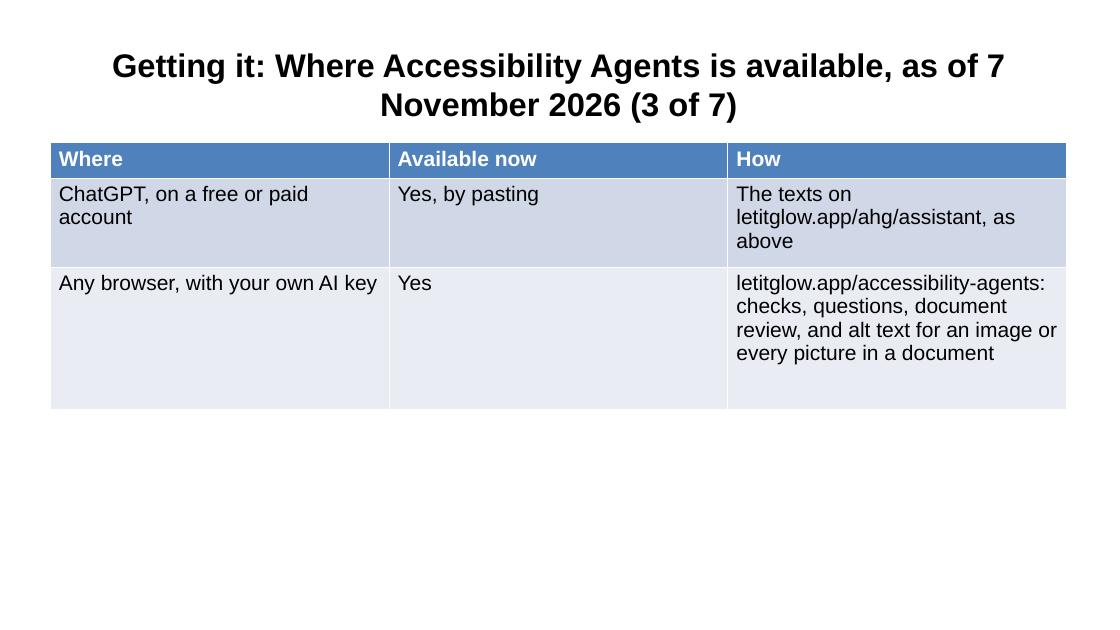
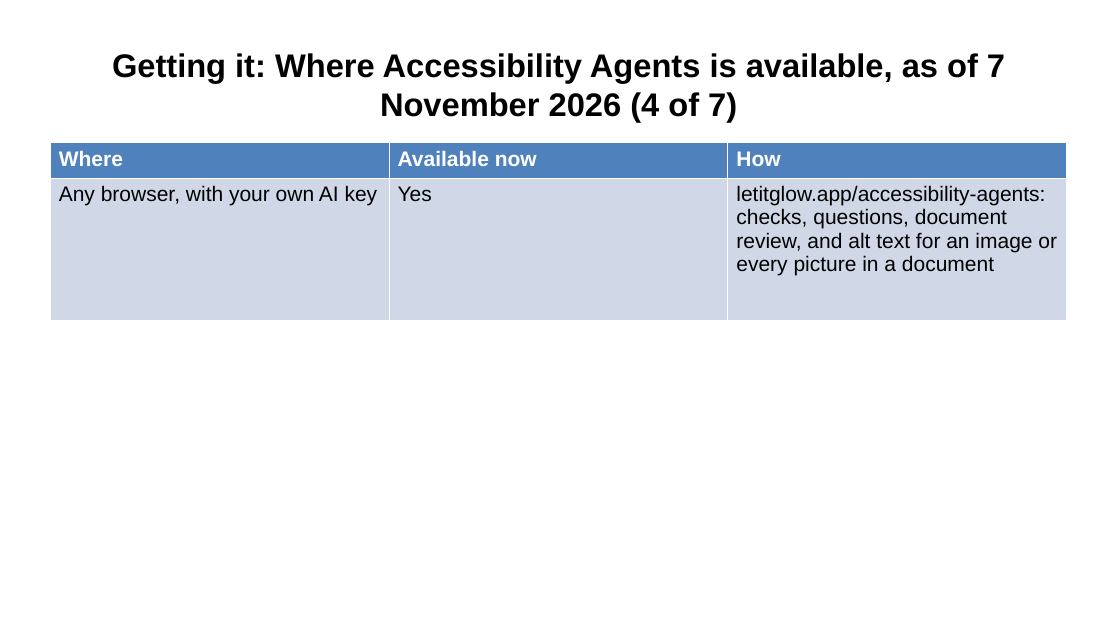
Before and after one commit to Community-Access/glow, a slide deck: slide 24 of docs/ahg-2026/kit/accessibility-agents.pptx (slide 23 before the commit). Drawn at 1120x630 pixels with LibreOffice and Linux fonts; fonts in the diff are those of the drawing. Boxes give left, top, right and bottom in pixels: in the first picture for what was removed or moved away, otherwise in the second. Text is boxed around its words. In the diff, an @@ line names an element or a change of style, - is before the commit and + after.

Commit message:
Publish accurate AHG and Accessibility Agents content
Admin merge authorized by repository owner; all required CI checks passed.

```diff
--- a/docs/ahg-2026/kit/accessibility-agents.pptx
+++ b/docs/ahg-2026/kit/accessibility-agents.pptx
@@ title at (x1=112, y1=53, x2=1005, y2=122): text changed @@
-Getting it: Where Accessibility Agents is available, as of 7 November 2026 (3 of 7)
+Getting it: Where Accessibility Agents is available, as of 7 November 2026 (4 of 7)
@@ table at (x1=50, y1=143, x2=1066, y2=321) @@
-row 2: ChatGPT, on a free or paid account | Yes, by pasting | The texts on letitglow.app/ahg/assistant, as above
```
Also in this commit, not shown: 10 other slides changed, 1 slide added, 1 slide removed, 18 other files.
